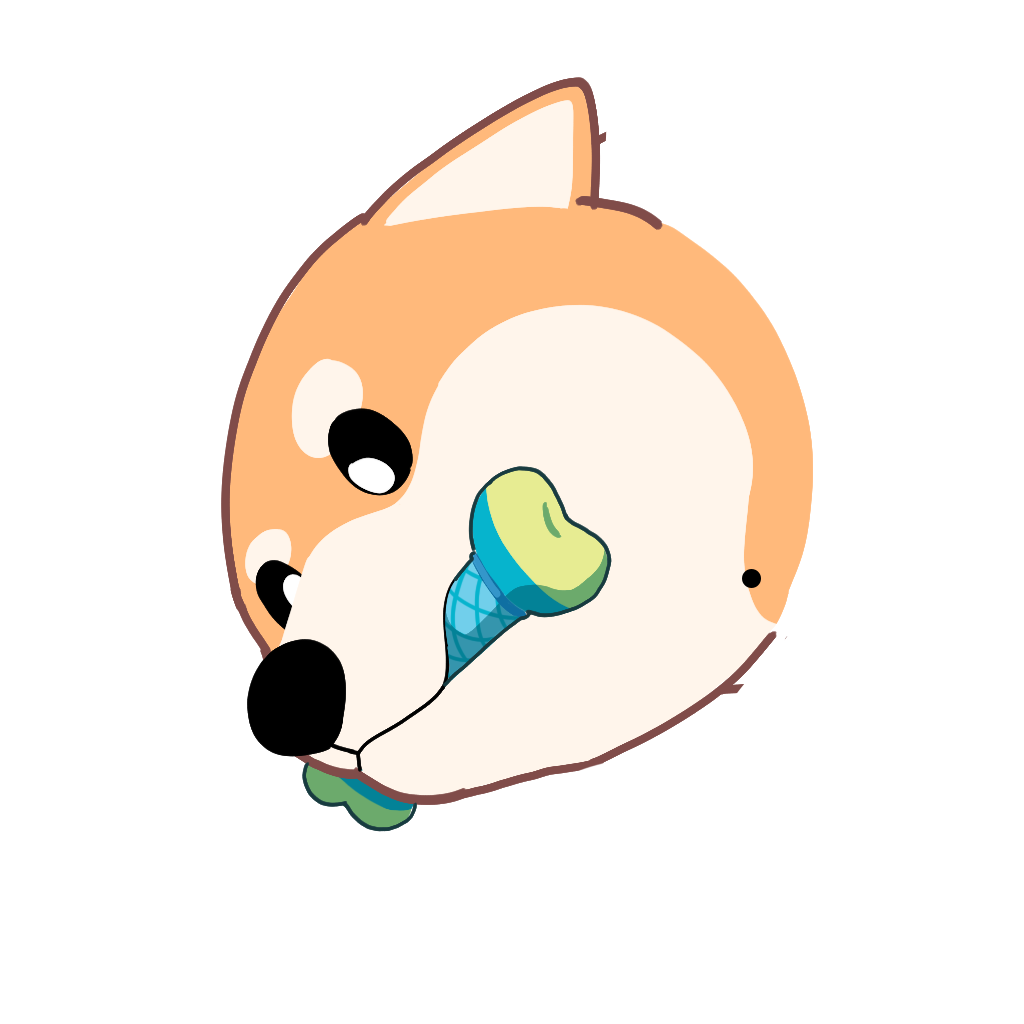
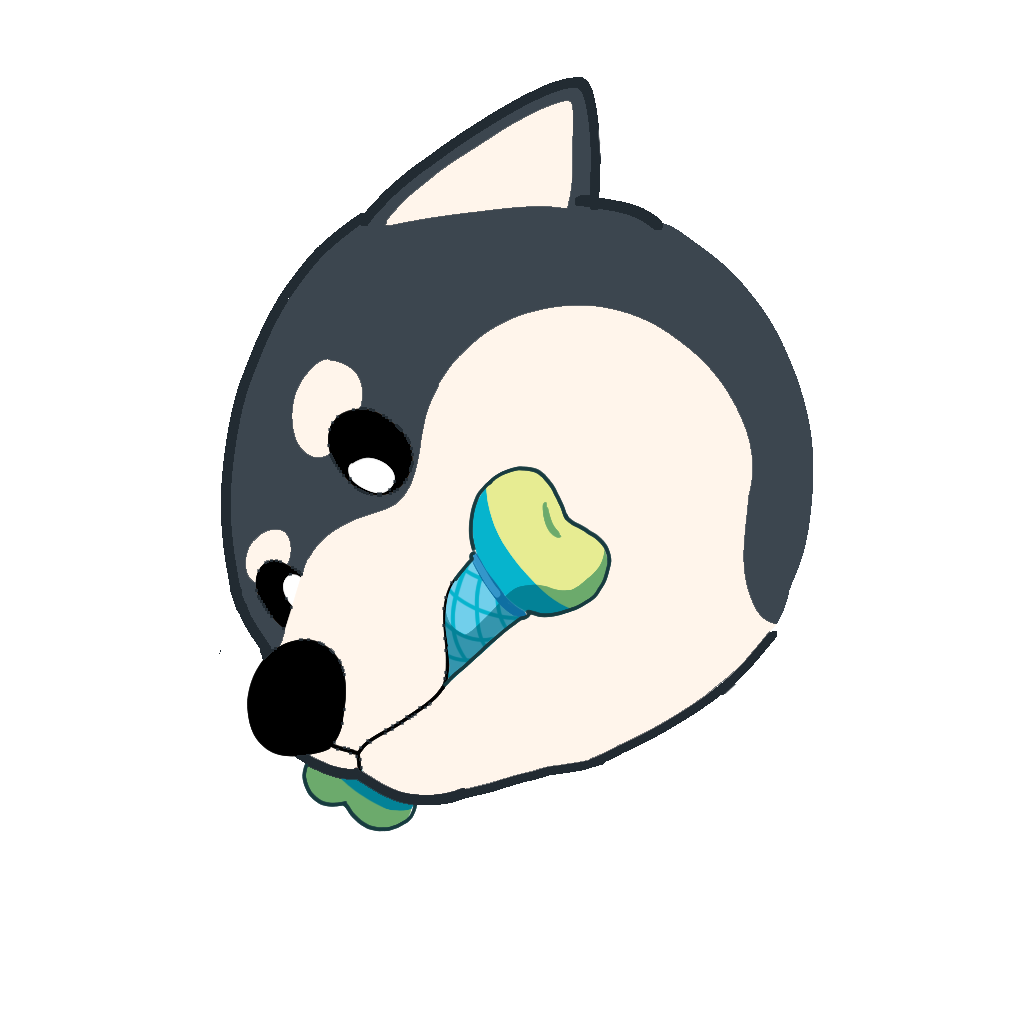
Layered file, before and after one edit (1024 x 1024). Changes by layer:
hid "Ellipse 1 copy 4" over [742, 569, 761, 588]
added layer "head 2 copy" above "head 2" over [219, 77, 813, 806]
hid group "head 2" (1st of 2) (10 layers) over [219, 77, 813, 806]
